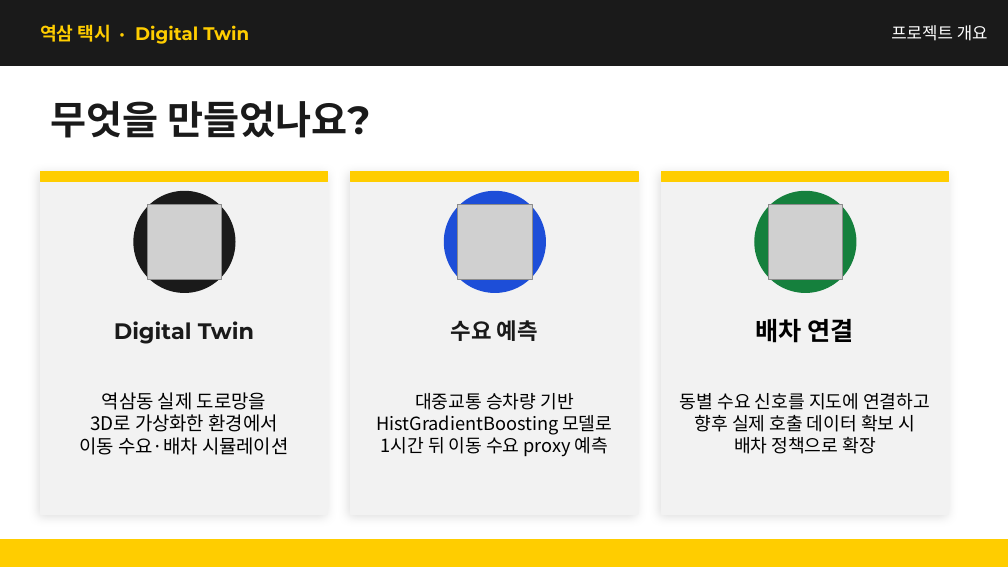
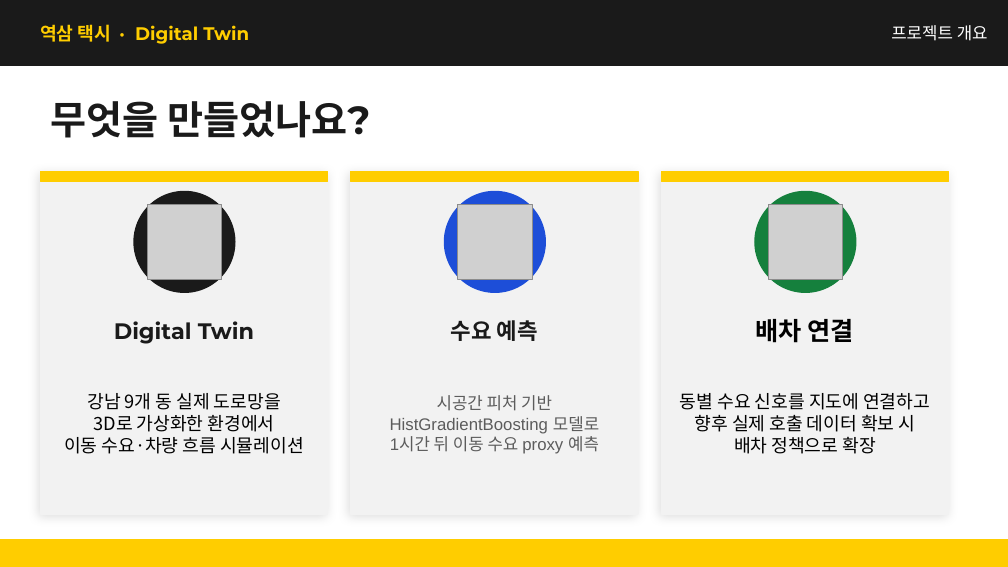
Before and after one commit to kimcanal/yeoksam-taxi, a slide deck: slide 3 of public/a-eye-presentation/A-Eye_midterm_data_collection_forecast.pptx. Drawn at 1008x567 pixels with LibreOffice and Linux fonts; fonts in the diff are those of the drawing; grey boxes stand for pictures. Boxes give left, top, right and bottom in pixels: in the first picture for what was removed or moved away, otherwise in the second. Text is boxed around its words. In the diff, an @@ line names an element or a change of style, - is before the commit and + after.

```diff
--- a/public/a-eye-presentation/A-Eye_midterm_data_collection_forecast.pptx
+++ b/public/a-eye-presentation/A-Eye_midterm_data_collection_forecast.pptx
@@ text at box(87, 393, 281, 410): text changed; size 13.5 to 13 pt @@
-역삼동 실제 도로망을
+강남 9개 동 실제 도로망을
@@ text at box(94, 415, 275, 432): size 13.5 to 13 pt in "3D로 가상화한 환경에서" @@
@@ text at box(390, 416, 599, 454): size 13 to 12 pt, font Noto Sans CJK KR to Arial, text colour #000000 to #5C5C5C in "HistGradientBoosting 모델로", "1시간 뒤 이동 수요 proxy 예측" @@
@@ text at box(437, 395, 552, 411): text changed; size 13 to 12 pt; font Noto Sans CJK KR to Arial; text colour #000000 to #5C5C5C @@
-대중교통 승차량 기반
+시공간 피처 기반
@@ text at box(64, 437, 304, 454): text changed; size 13.5 to 13 pt @@
-이동 수요·배차 시뮬레이션
+이동 수요·차량 흐름 시뮬레이션
```
Also in this commit, not shown: 11 other slides changed.
